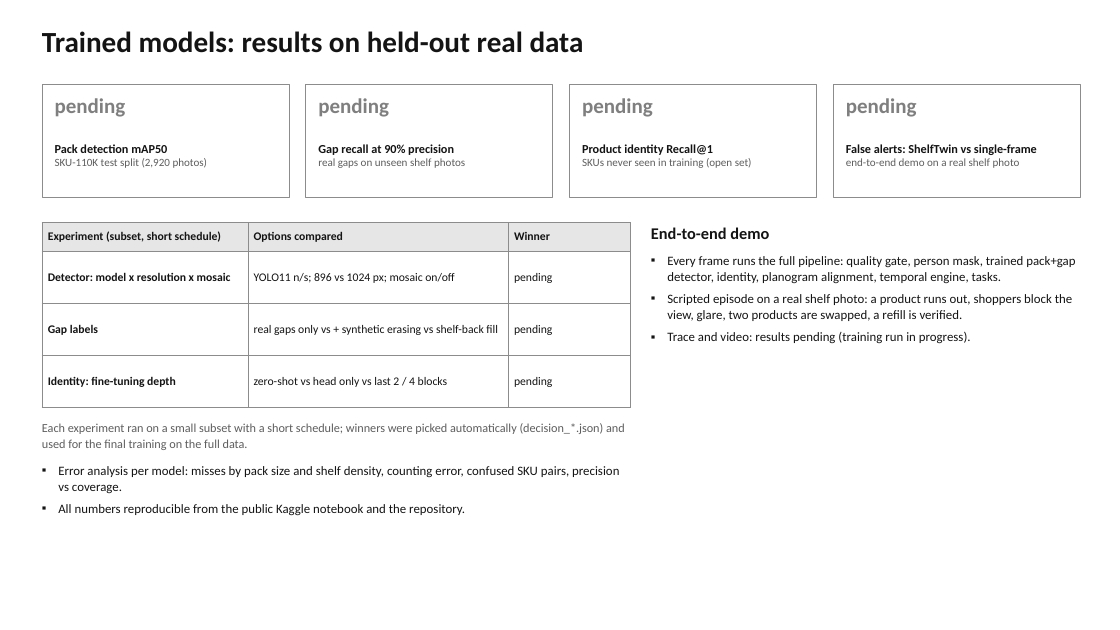
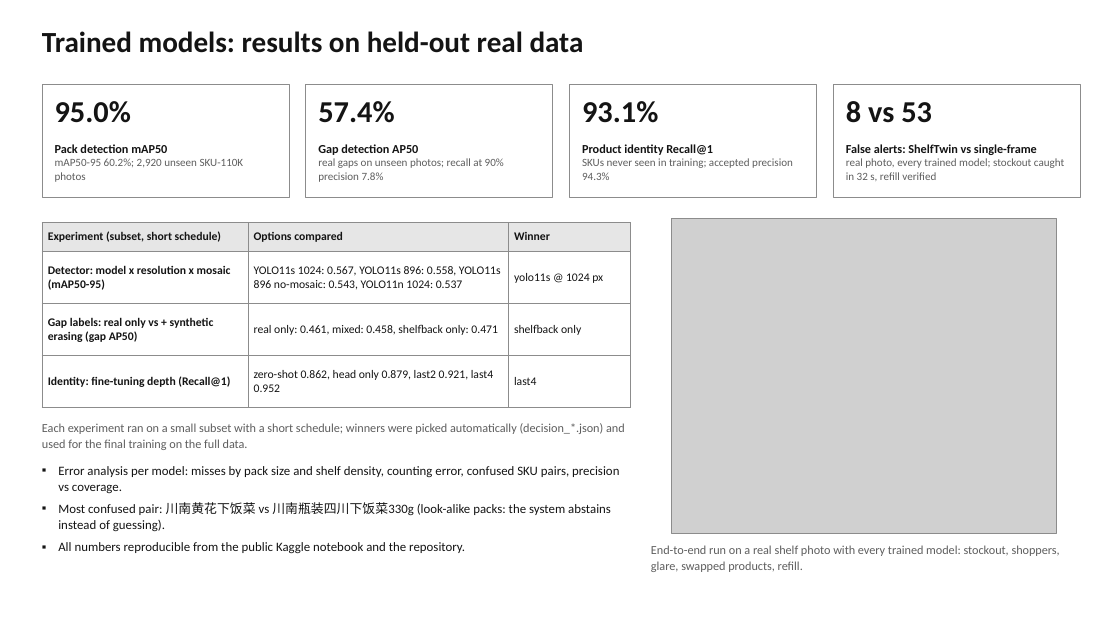
Before and after one commit to Purv-Kabaria/shelftwin, a slide deck: slide 14 of ShelfTwin.pptx. Drawn at 1120x630 pixels with LibreOffice and Linux fonts; fonts in the diff are those of the drawing; grey boxes stand for pictures. Boxes give left, top, right and bottom in pixels: in the first picture for what was removed or moved away, otherwise in the second. Text is boxed around its words. In the diff, an @@ line names an element or a change of style, - is before the commit and + after.

Commit message:
Final results from the Kaggle training run: trained detector, gap detector and product-identity metrics, end-to-end demo; deck and PDF updated

```diff
--- a/ShelfTwin.pptx
+++ b/ShelfTwin.pptx
@@ text at (x1=55, y1=101, x2=131, y2=123): text changed; size 18 to 26 pt; text colour #7F7F7F to #141414 @@
-pending
+95.0%
@@ text at (x1=318, y1=101, x2=394, y2=123): text changed; size 18 to 26 pt; text colour #7F7F7F to #141414 @@
-pending
+57.4%
@@ text at (x1=582, y1=101, x2=658, y2=123): text changed; size 18 to 26 pt; text colour #7F7F7F to #141414 @@
-pending
+93.1%
@@ text at (x1=846, y1=101, x2=932, y2=123): text changed; size 18 to 26 pt; text colour #7F7F7F to #141414 @@
-pending
+8 vs 53
@@ text at (x1=318, y1=144, x2=504, y2=182): text changed @@
-Gap recall at 90% precision
-real gaps on unseen shelf photos
+Gap detection AP50
+real gaps on unseen photos; recall at 90% precision 7.8%
@@ text at (x1=55, y1=158, x2=244, y2=182): text changed @@
-SKU-110K test split (2,920 photos)
+mAP50-95 60.2%; 2,920 unseen SKU-110K photos
@@ text at (x1=582, y1=158, x2=793, y2=180): text changed @@
-SKUs never seen in training (open set)
+SKUs never seen in training; accepted precision 94.3%
@@ text at (x1=846, y1=158, x2=1064, y2=181): text changed @@
-end-to-end demo on a real shelf photo
+real photo, every trained model; stockout caught in 32 s, refill verified
@@ table at (x1=42, y1=223, x2=630, y2=396) @@
-row 2: Detector: model x resolution x mosaic | YOLO11 n/s; 896 vs 1024 px; mosaic on/off | pending
+row 2: Detector: model x resolution x mosaic (mAP50-95) | YOLO11s 1024: 0.567, YOLO11s 896: 0.558, YOLO11s 896 no-mosaic: 0.543, YOLO11n 1024: 0.537 | yolo11s @ 1024 px
-row 3: Gap labels | real gaps only vs + synthetic erasing vs shelf-back fill | pending
+row 3: Gap labels: real only vs + synthetic erasing (gap AP50) | real only: 0.461, mixed: 0.458, shelfback only: 0.471 | shelfback only
-row 4: Identity: fine-tuning depth | zero-shot vs head only vs last 2 / 4 blocks | pending
+row 4: Identity: fine-tuning depth (Recall@1) | zero-shot 0.862, head only 0.879, last2 0.921, last4 0.952 | last4
@@ text removed at (x1=651, y1=227, x2=769, y2=239) @@
-End-to-end demo
@@ picture added at (x1=672, y1=218, x2=1057, y2=534) @@
@@ text at (x1=58, y1=502, x2=611, y2=531): paragraph added @@
+▪ Most confused pair: 川南黄花下饭菜 vs 川南瓶装四川下饭菜330g (look-alike packs: the system abstains instead of guessing).
@@ text at (x1=651, y1=545, x2=1060, y2=572): text changed; size 11 to 10.5 pt; text colour #141414 to #5E5E5E @@
-▪ Every frame runs the full pipeline: quality gate, person mask, trained pack+gap detector, identity, planogram alignment, temporal engine, tasks.
-▪ Scripted episode on a real shelf photo: a product runs out, shoppers block the view, glare, two products are swapped, a refill is verified.
-▪ Trace and video: results pending (training run in progress).
+End-to-end run on a real shelf photo with every trained model: stockout, shoppers, glare, swapped products, refill.
```
Also in this commit, not shown: 2 other slides changed, 30 other files.
